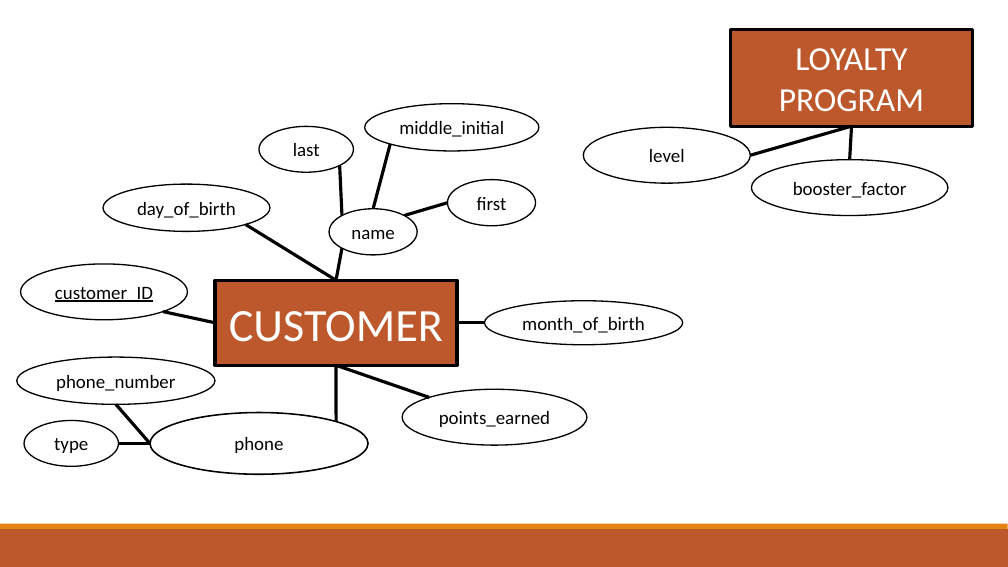
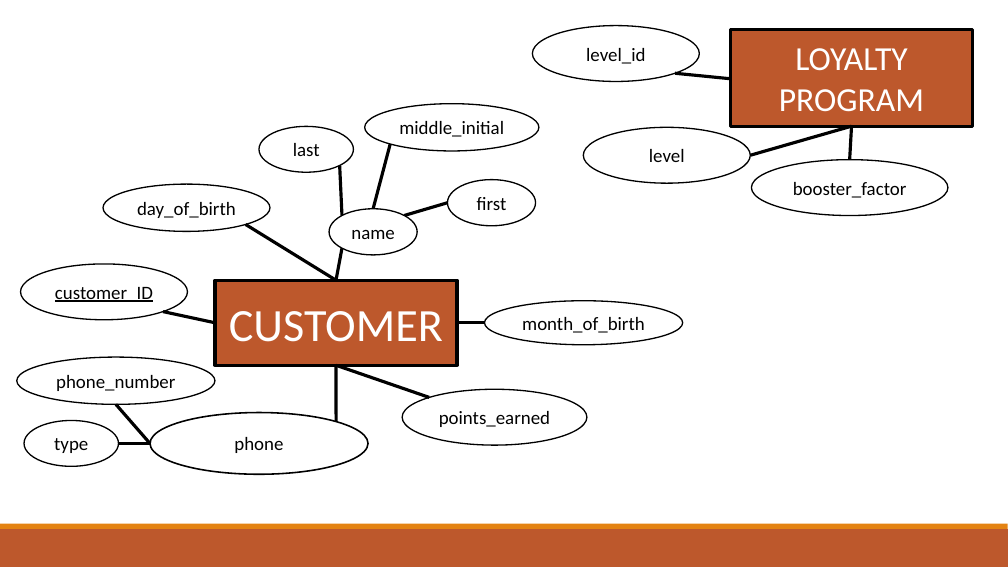
Before and after one commit to cnecciai/BoutiqueCoffee, a slide deck: slide 5 of Phase I/ER Model.pptx. Drawn at 1008x567 pixels with LibreOffice and Linux fonts; fonts in the diff are those of the drawing. Boxes give left, top, right and bottom in pixels: in the first picture for what was removed or moved away, otherwise in the second. Text is boxed around its words. In the diff, an @@ line names an element or a change of style, - is before the commit and + after.

```diff
--- a/Phase I/ER Model.pptx
+++ b/Phase I/ER Model.pptx
@@ ellipse added at (x1=532, y1=26, x2=699, y2=82), fill #FFFFFF, outline #000000 1.25 pt, 18 pt, text #000000 @@
+level_id
@@ line added from (675, 73) to (730, 79), #000000 3 pt @@
```
Also in this commit, not shown: 1 other slide changed, 3 other files.
